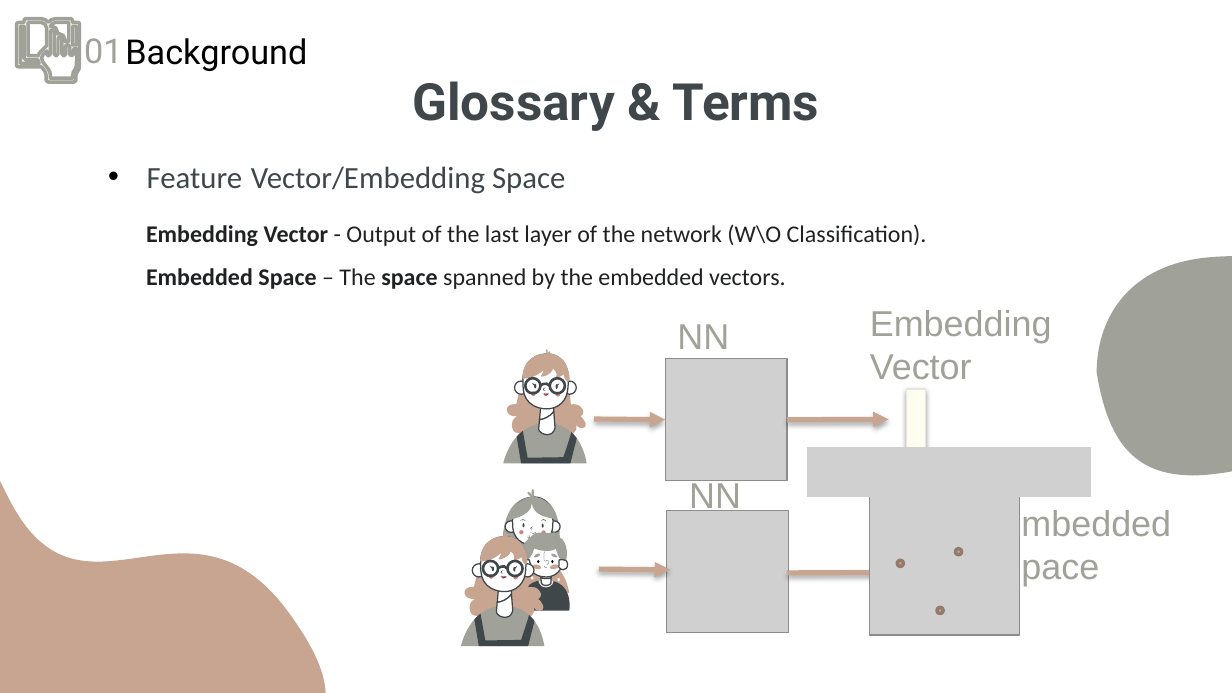
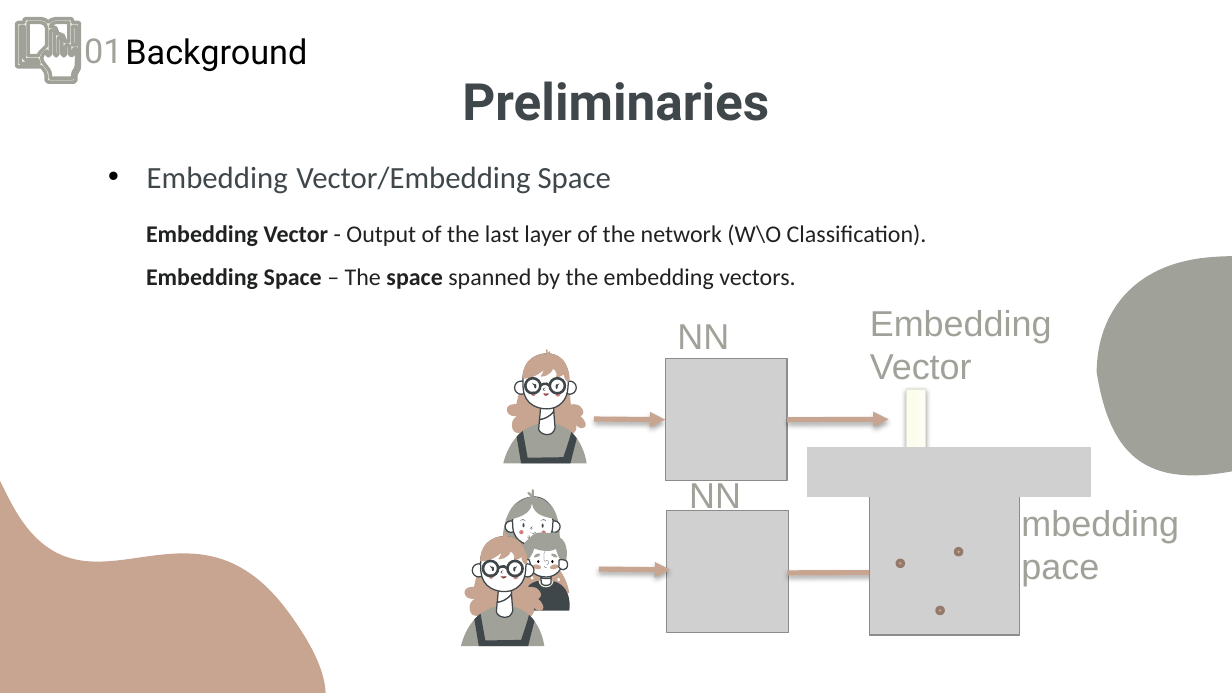
Before and after one commit to kariander1/FaceRecognition, a slide deck: slide 8 of Final Presentation.pptx. Drawn at 1232x693 pixels with LibreOffice and Linux fonts; fonts in the diff are those of the drawing; grey boxes stand for pictures. Boxes give left, top, right and bottom in pixels: in the first picture for what was removed or moved away, otherwise in the second. Text is boxed around its words. In the diff, an @@ line names an element or a change of style, - is before the commit and + after.

```diff
--- a/Final Presentation.pptx
+++ b/Final Presentation.pptx
@@ title at (462, 81, 769, 121): text changed @@
-Glossary & Terms
+Preliminaries
@@ text at (147, 166, 611, 194): text changed @@
-• Feature Vector/Embedding Space
+• Embedding Vector/Embedding Space
@@ text at (146, 268, 795, 289): text changed @@
-Embedded Space – The space spanned by the embedded vectors.
+Embedding Space – The space spanned by the embedding vectors.
@@ text at (997, 508, 1179, 586): text changed @@
-Embedded Space
+Embedding Space
```
Also in this commit, not shown: 20 other slides changed, 3 slides added, 3 slides removed.
